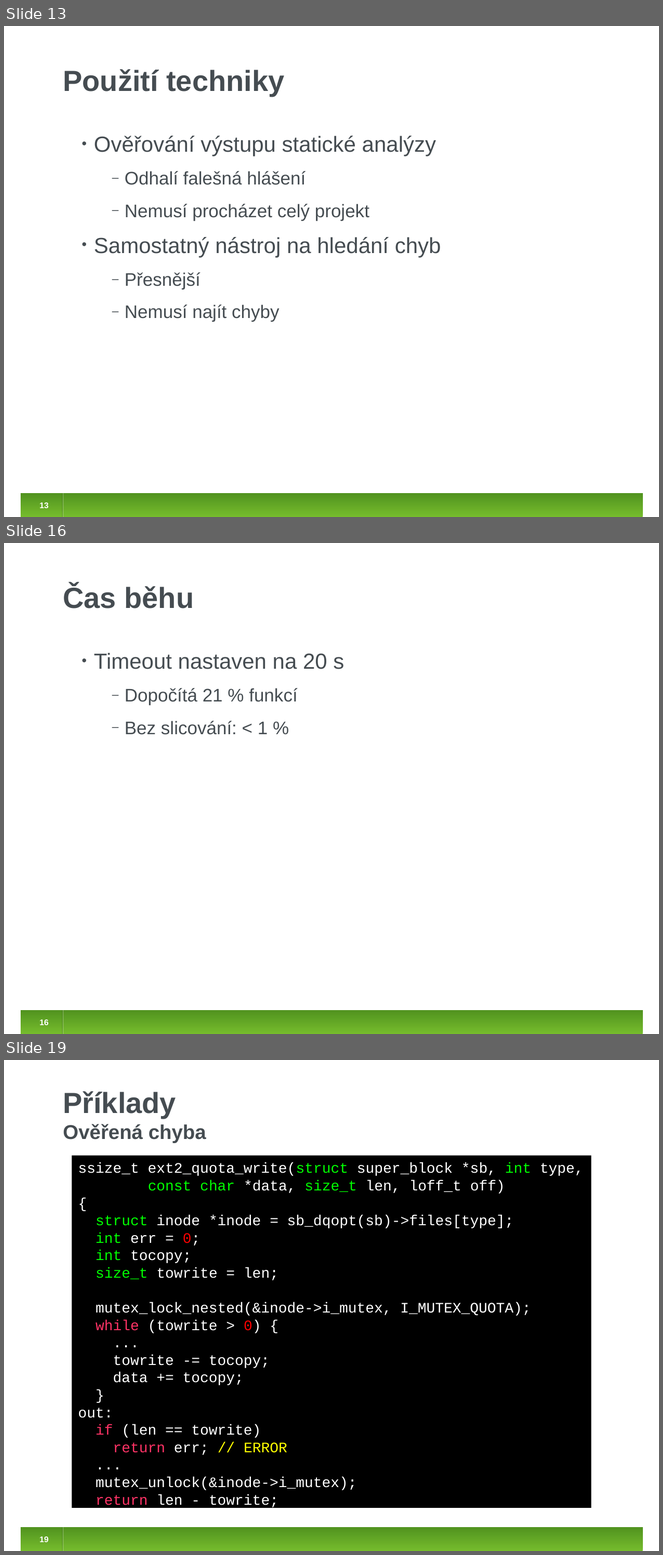
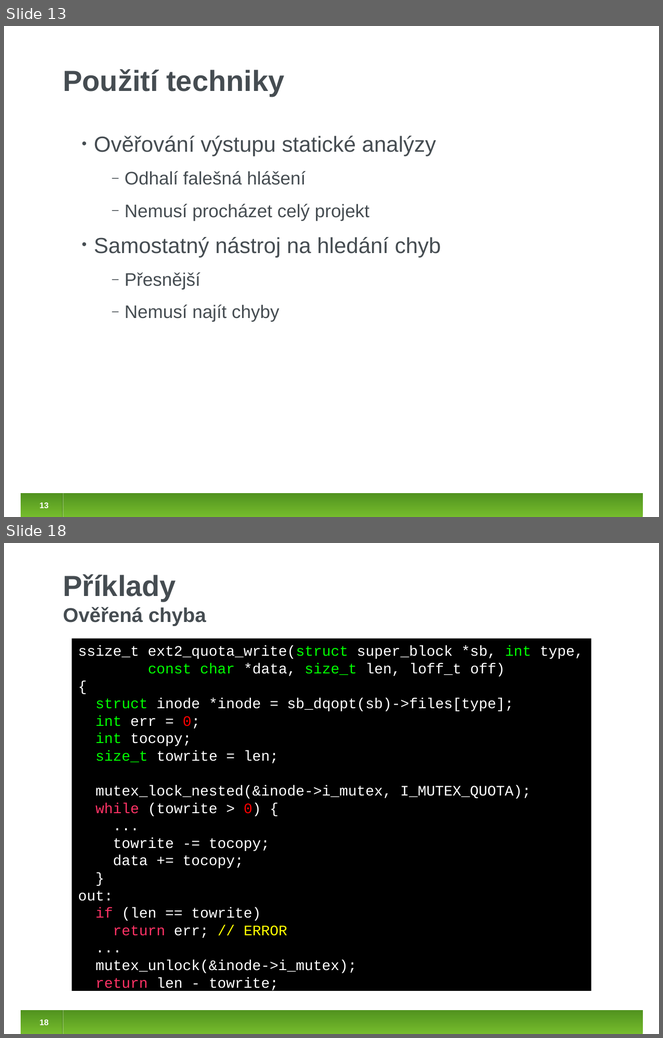
Before and after one commit to jirislaby/writings, a slide deck: presentations/fmics2012.odp. Shown one above the other, each under a label of ours: slides 13, 16 and 19 before the commit, slides 13 and 18 after it; the slides between them are not shown. The pictures are 663x1555 and 663x1038 pixels, drawn with LibreOffice and Linux fonts; fonts in the diff are those of the drawing. Boxes give left, top, right and bottom in pixels: in the first picture for what was removed or moved away, otherwise in the second. Text is boxed around its words. In the diff, an @@ line names an element or a change of style, - is before the commit and + after.

```diff
--- a/presentations/fmics2012.odp
+++ b/presentations/fmics2012.odp
@@ slide 16 removed at (4, 543, 659, 1034), background #FFFFFF; not listed: 4 template elements that a slide beside it also shows @@
@@ title removed at (63, 585, 194, 609) @@
-Čas běhu
@@ text removed at (94, 653, 344, 735) @@
-• Timeout nastaven na 20 s
-  ‒ Dopočítá 21 % funkcí
-  ‒ Bez slicování: < 1 %
@@ what was slide 19 is now slide 18 @@
```
Also in this commit, not shown: 6 slides changed, 1 slide added, 1 other slide removed.
